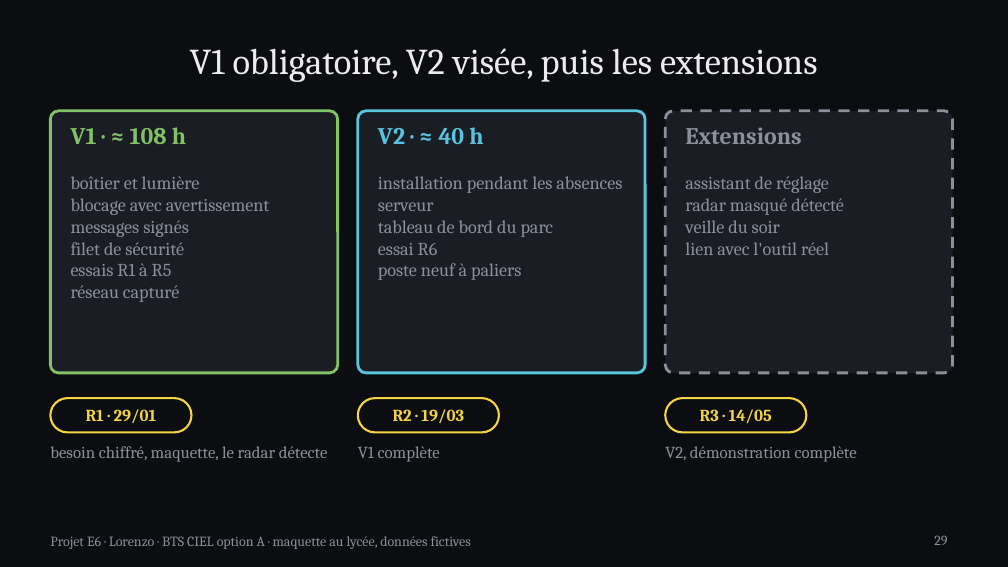
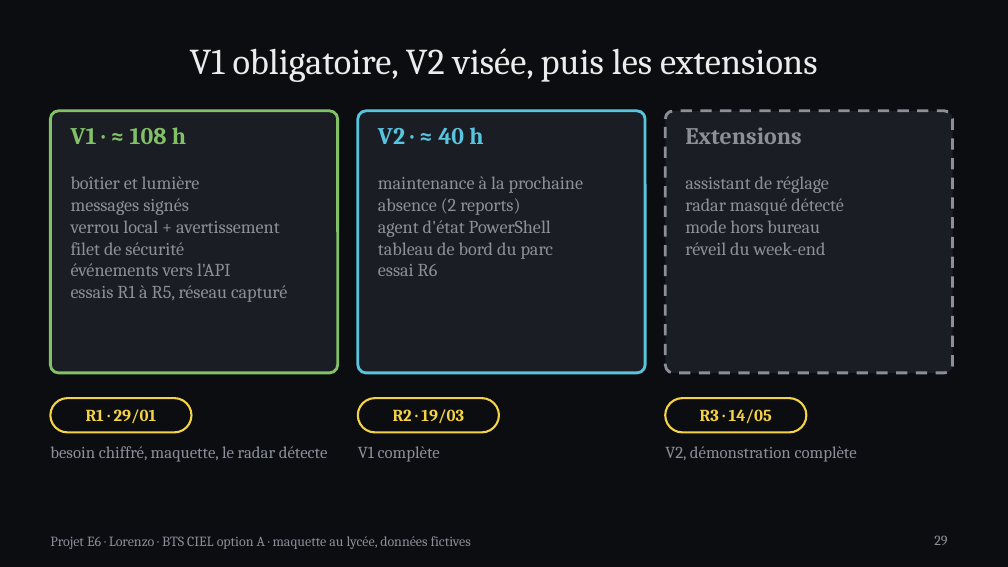
Before and after one commit to bachir151/projet-E6, a slide deck: slide 29 of Projet apprenti 3/livrables/powerpoint-3b1b/Projet_E6_Lorenzo_3b1b.pptx. Drawn at 1008x567 pixels with LibreOffice and Linux fonts; fonts in the diff are those of the drawing. Boxes give left, top, right and bottom in pixels: in the first picture for what was removed or moved away, otherwise in the second. Text is boxed around its words. In the diff, an @@ line names an element or a change of style, - is before the commit and + after.

```diff
--- a/Projet apprenti 3/livrables/powerpoint-3b1b/Projet_E6_Lorenzo_3b1b.pptx
+++ b/Projet apprenti 3/livrables/powerpoint-3b1b/Projet_E6_Lorenzo_3b1b.pptx
@@ text at bbox=[378, 176, 584, 237]: text changed @@
-installation pendant les absences
-serveur
+maintenance à la prochaine
+absence (2 reports)
+agent d'état PowerShell
@@ text at bbox=[71, 198, 270, 215]: paragraph removed @@
-blocage avec avertissement
@@ text at bbox=[71, 220, 280, 233]: paragraph added @@
+verrou local + avertissement
@@ text at bbox=[685, 220, 826, 255]: text changed @@
-veille du soir
-lien avec l'outil réel
+mode hors bureau
+réveil du week-end
@@ text at bbox=[71, 263, 287, 302]: text changed @@
-essais R1 à R5
-réseau capturé
+événements vers l'API
+essais R1 à R5, réseau capturé
@@ text at bbox=[378, 263, 521, 280]: paragraph removed @@
-poste neuf à paliers
```
Also in this commit, not shown: 2 other slides changed, 2 other files.
